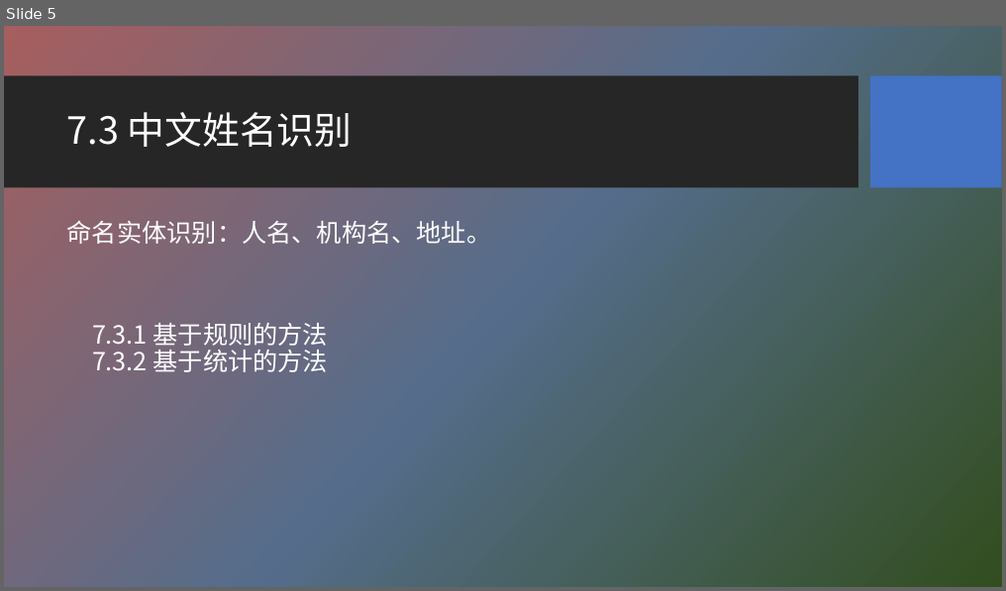
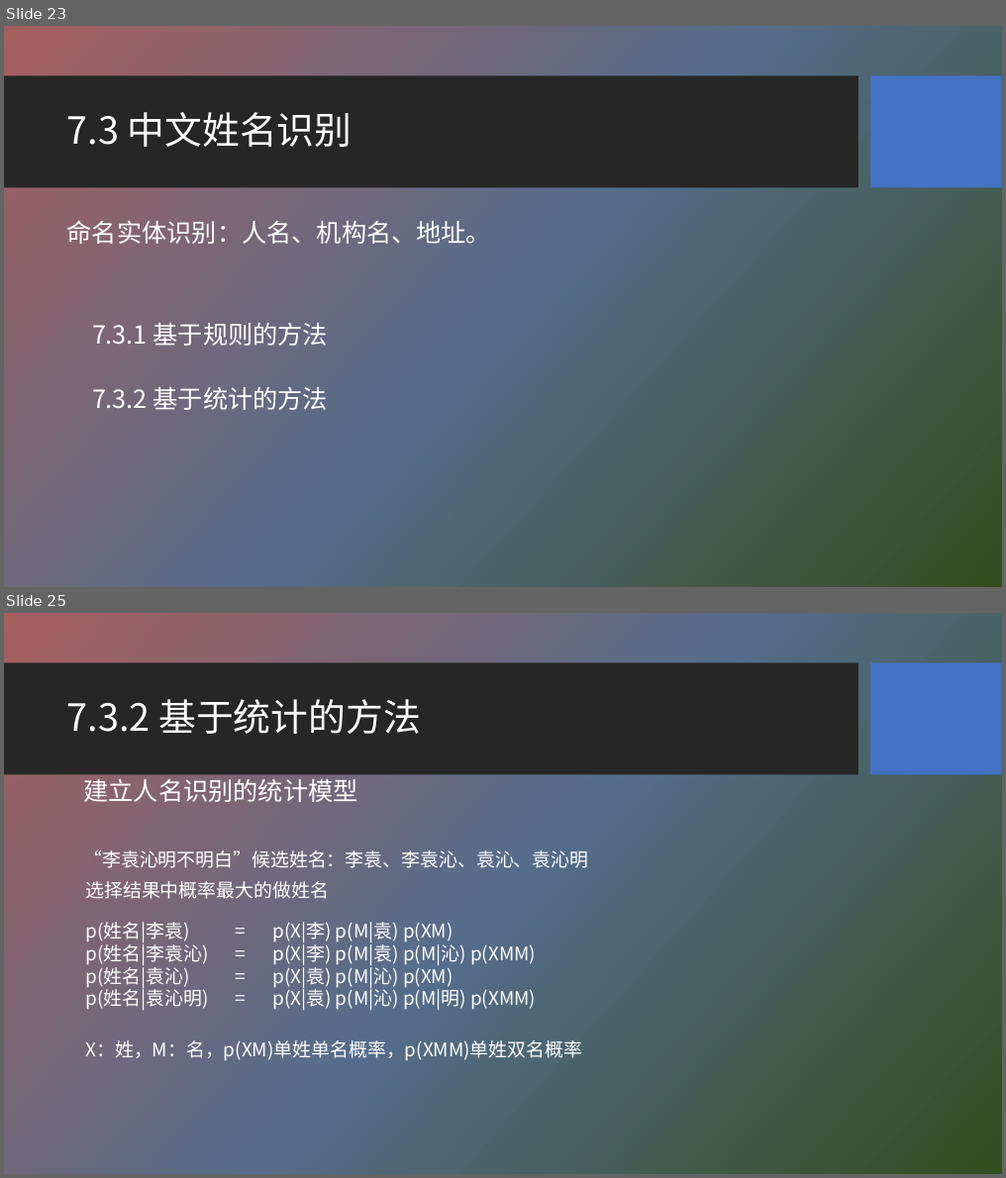
Before and after one commit to HBU/NLP_PPT, a slide deck: PPT-2020/ch07 词法分析.pptx. Shown one above the other, each under a label of ours: slide 5 before the commit, slides 23 and 25 after it; the slides between them are not shown. The pictures are 1006x591 and 1006x1178 pixels, drawn with LibreOffice and Linux fonts; fonts in the diff are those of the drawing; background and template pictures are left out. Boxes give left, top, right and bottom in pixels: in the first picture for what was removed or moved away, otherwise in the second. Text is boxed around its words. In the diff, an @@ line names an element or a change of style, - is before the commit and + after.

```diff
--- a/PPT-2020/ch07 词法分析.pptx
+++ b/PPT-2020/ch07 词法分析.pptx
@@ slide 25 added at (4,613,1002,1174), background picture (left out); not listed: 2 template elements that a slide beside it also shows @@
@@ title added at (67,699,421,734), 36 pt, text #FFFFFF @@
+7.3.2 基于统计的方法
@@ text added at (83,779,357,802), 24 pt, text #FFFFFF @@
+建立人名识别的统计模型
@@ text added at (83,851,588,868), 18 pt, text #FFFFFF @@
+“李袁沁明不明白”候选姓名：李袁、李袁沁、袁沁、袁沁明
@@ text added at (85,881,329,899), 18 pt, text #FFFFFF @@
+选择结果中概率最大的做姓名
@@ text added at (85,922,536,1011), 18 pt, text #FFFFFF @@
+p(姓名|李袁) = p(X|李) p(M|袁) p(XM)
+p(姓名|李袁沁) = p(X|李) p(M|袁) p(M|沁) p(XMM)
+p(姓名|袁沁) = p(X|袁) p(M|沁) p(XM)
+p(姓名|袁沁明) = p(X|袁) p(M|沁) p(M|明) p(XMM)
@@ text added at (85,1041,582,1061), 18 pt, text #FFFFFF @@
+X：姓，M：名，p(XM)单姓单名概率，p(XMM)单姓双名概率
@@ what was slide 5 is now slide 23 @@
@@ slide 23 changed as well @@
@@ text at (92,323,328,410): text changed @@
-7.3.1 基于规则的方法
-7.3.2 基于统计的方法
+7.3.1 基于规则的方法
+7.3.2 基于统计的方法
```
Also in this commit, not shown: 6 other slides changed, 28 other slides added, 2 other files.
